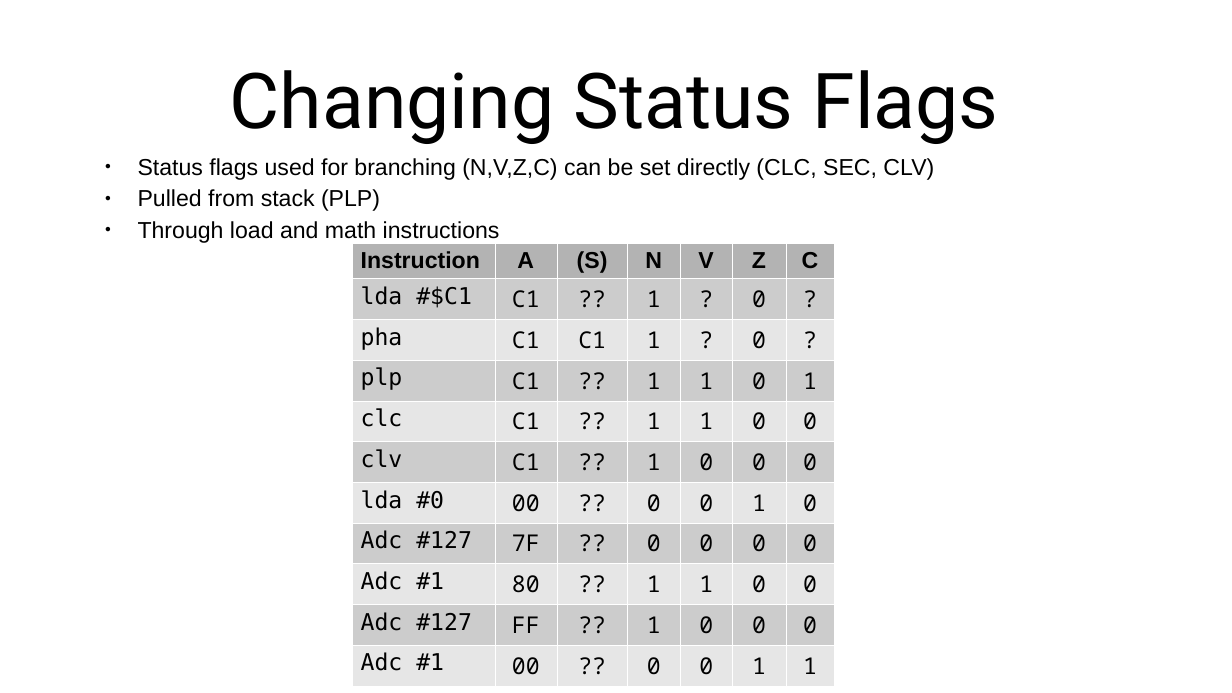
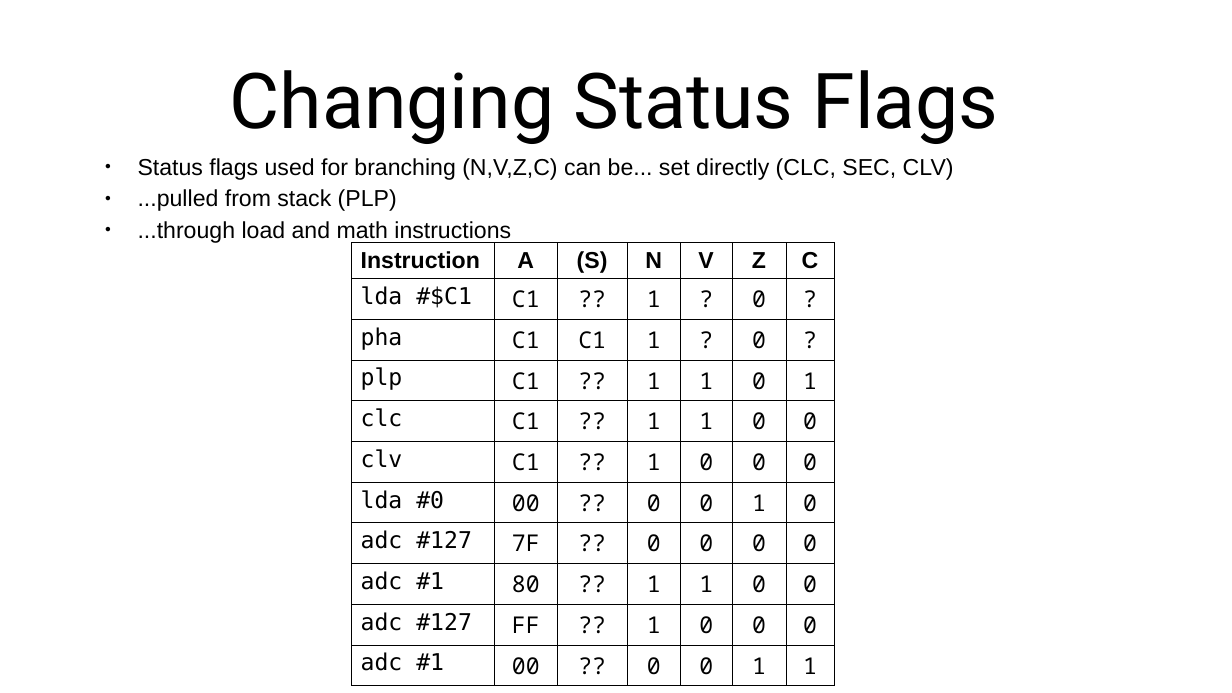
Before and after one commit to SlithyMatt/x16-assembly-tutorial, a slide deck: slide 7 of Lesson3/Lesson3.odp. Drawn at 1232x693 pixels with LibreOffice and Linux fonts; fonts in the diff are those of the drawing. Boxes give left, top, right and bottom in pixels: in the first picture for what was removed or moved away, otherwise in the second. Text is boxed around its words. In the diff, an @@ line names an element or a change of style, - is before the commit and + after.

```diff
--- a/Lesson3/Lesson3.odp
+++ b/Lesson3/Lesson3.odp
@@ text at box(138, 158, 954, 244): text changed @@
-● Status flags used for branching (N,V,Z,C) can be set directly (CLC, SEC, CLV)
-● Pulled from stack (PLP)
-● Through load and math instructions
+● Status flags used for branching (N,V,Z,C) can be... set directly (CLC, SEC, CLV)
+● ...pulled from stack (PLP)
+● ...through load and math instructions
@@ table at box(351, 243, 833, 679) @@
-row 8, column 1: Adc #127
+row 8, column 1: adc #127
-row 9, column 1: Adc #1
+row 9, column 1: adc #1
-row 10, column 1: Adc #127
+row 10, column 1: adc #127
-row 11, column 1: Adc #1
+row 11, column 1: adc #1
@@ fill #B3B3B3 to none in row 1 @@
@@ fill #CCCCCC to none in 35 cells @@
@@ fill #E6E6E6 to none in 35 cells @@
@@ borders changed @@
```
Also in this commit, not shown: 2 other slides changed, 1 slide added.
